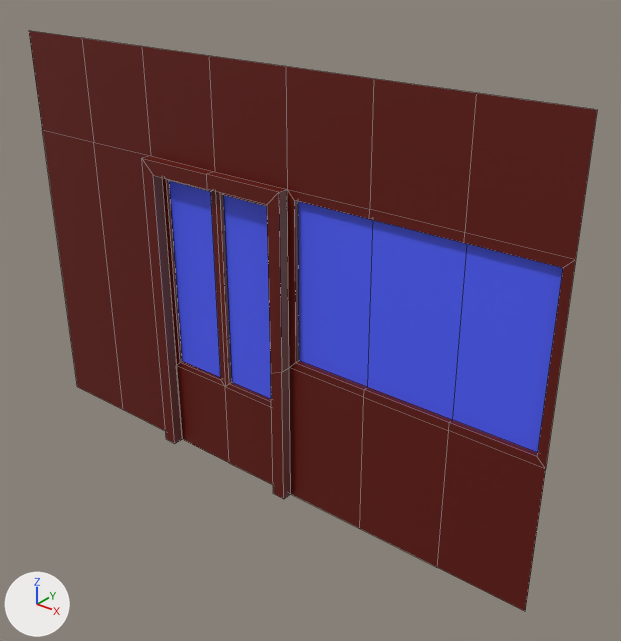
Before and after pictures for a commit that changed the OBJ model game/sources/meshes/geometry/meshes/shop_b.obj.
The view is the same before and after, from a camera (50 mm lens) standing at (4.34, -3.6, 3.58) and looking at (1.33, 0.16, 1.25). Lighting does not change. The marker at lower left points along +X, +Y and +Z. The older version comes first. Mesh edges are drawn as thin lines. Where no turn or scale is listed for an object, it has been applied to the vertices. Vertices at exactly the same position are counted once.

In view in the first picture: 'shop_b'.
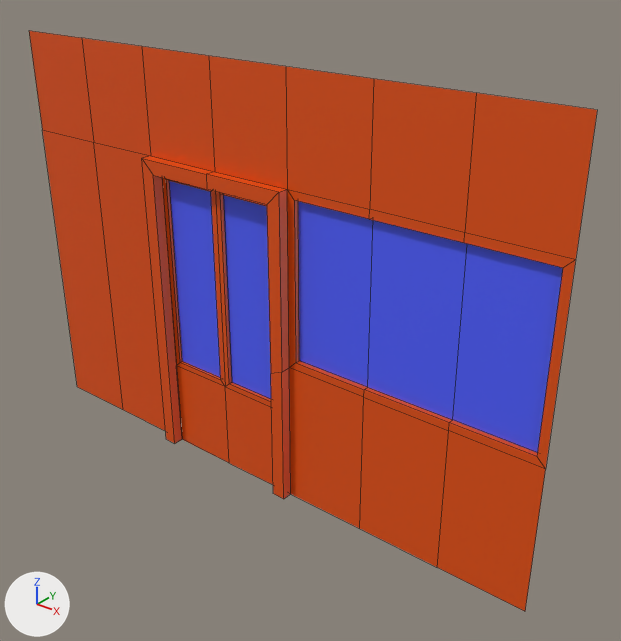
Location of each change, (x1, y1, x2, y2) in pixels of the pictures (621 x 641 px):
```json
{"part": 1, "of": "me_shop_b", "change": "recoloured", "before": [29, 31, 597, 611], "after": [29, 31, 597, 611], "on screen": "dark red to orange"}
```

Edits to the scene script, one JSON object a line:
```json
{"op": "add", "block": "mat_wood", "code": ["mat_wood = principled_material('wood')", "mat_wood.base_color = (0.8, 0.0827, 0.0)  # orange #e75100"]}
{"block": "me_shop_b", "where": "me_shop_b.from_pydata(...)  # 81 vertices, 68 faces; spans x -1.0..3.0, y -0.07..0.04, z 0.0..2.8"}
{"block": "me_shop_b", "where": "# used by ob_shop_b; location = (0.0, 0.0, 0.0)"}
{"block": "me_shop_b", "change": "me_shop_b part 1: all 63 faces that had it switch from mat_wood_panel (dark red #640d00) to mat_wood (orange #e75100)"}
```
